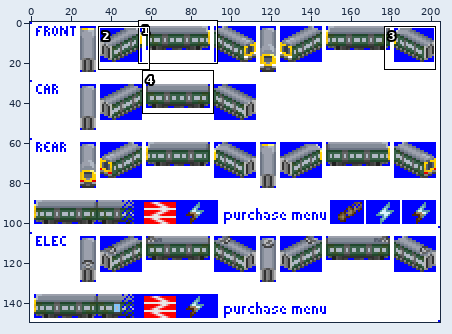
Two versions of one sprite sheet, gfx/br_769_gwr.png. The picture above shows the old version from afar; the outline marks the close-up.
Close-up. Before the edit:
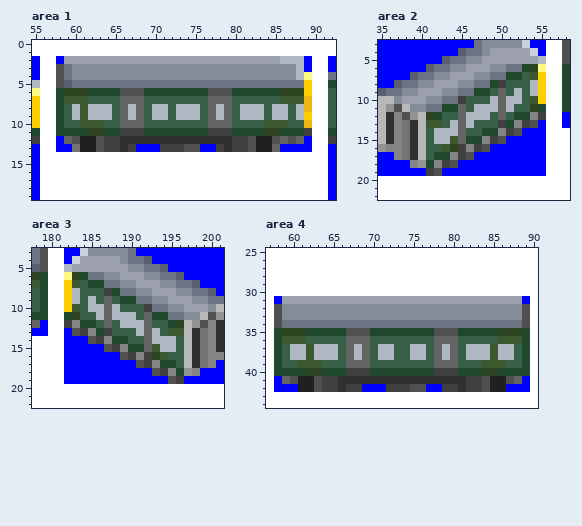
The file is 205x150 pixels. Colours within 5 levels of each other are drawn and written as one. Shown: area 1: x 55..92, y 0..19; area 2: x 35..58, y 3..22; area 3: x 178..201, y 3..22; area 4: x 57..90, y 25..44. The commit also changed other parts of the picture, which this record leaves out.
New version:
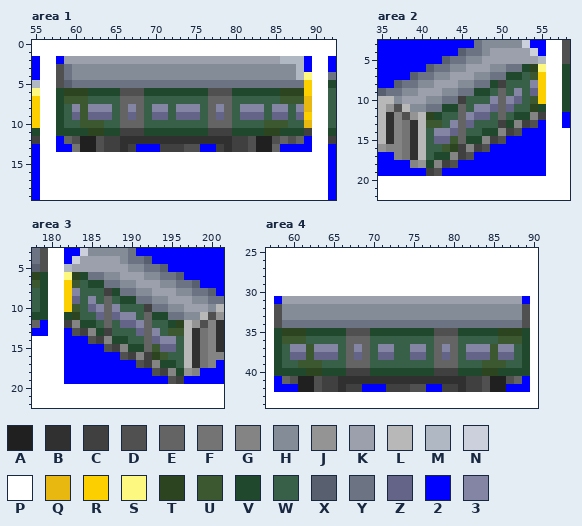
Palette (. is transparent): A #202020  B #303030  C #404040  D #505050  E #646464  F #747474  G #848484  H #848c98  J #949494  K #9ca0ac  L #b8b8b8  M #b0b8c4  N #ccd0dc  P #ffffff  Q #e8b810  R #fcd000  S #fcf880  T #2c4420  U #3c5830  V #20482c  W #386048  X #586070  Y #6c7484  Z #646488  2 #0000ff  3 #8484a4
Diff:
Area 1:
Colour 3 replaces colour M in row 8 at x 60, 62 to 64, 67, 70 to 71, 73 to 75, 78, 81 to 83, 85 to 86 and 88.
Colour Z replaces colour M in row 9 at x 60, 62 to 64, 67, 70 to 71, 73 to 75, 78, 81 to 83, 85 to 86 and 88.
Area 2:
Colour 3 replaces colour M in row 8 at x 54; in row 9 at x 52; in row 10 at x 49 and 51; in row 11 at x 47 to 48; in row 12 at x 46; in row 13 at x 44.
Colour 3 replaces colour M in row 14 at x 42 to 43.
Colour Z replaces colour M in row 9 at x 54; in row 10 at x 52; in row 11 at x 49 and 51; in row 12 at x 47 to 48; in row 13 at x 46; in row 14 at x 44.
Colour Z replaces colour M in row 15 at x 42 to 43.
Area 3:
Colour 3 replaces colour M in row 8 at x 183; in row 9 at x 185; in row 10 at x 186 and 188; in row 11 at x 189 to 190; in row 12 at x 191; in row 13 at x 193.
Colour 3 replaces colour M in row 14 at x 194 to 195.
Colour Z replaces colour M in row 9 at x 183; in row 10 at x 185; in row 11 at x 186 and 188; in row 12 at x 189 to 190; in row 13 at x 191; in row 14 at x 193.
Colour Z replaces colour M in row 15 at x 194 to 195.
Area 4:
Colour 3 replaces colour M in row 37 at x 60 to 61, 63 to 65, 68, 71 to 72, 75 to 76, 79, 82 to 84 and 86 to 87.
Colour Z replaces colour M in row 38 at x 60 to 61, 63 to 65, 68, 71 to 72, 75 to 76, 79, 82 to 84 and 86 to 87.
Pixel boxes of the changes (left, top, right, bottom) in both close-ups:
changed: (72, 104, 304, 120)
changed: (434, 80, 538, 144)
changed: (72, 288, 176, 352)
changed: (290, 344, 514, 360)
